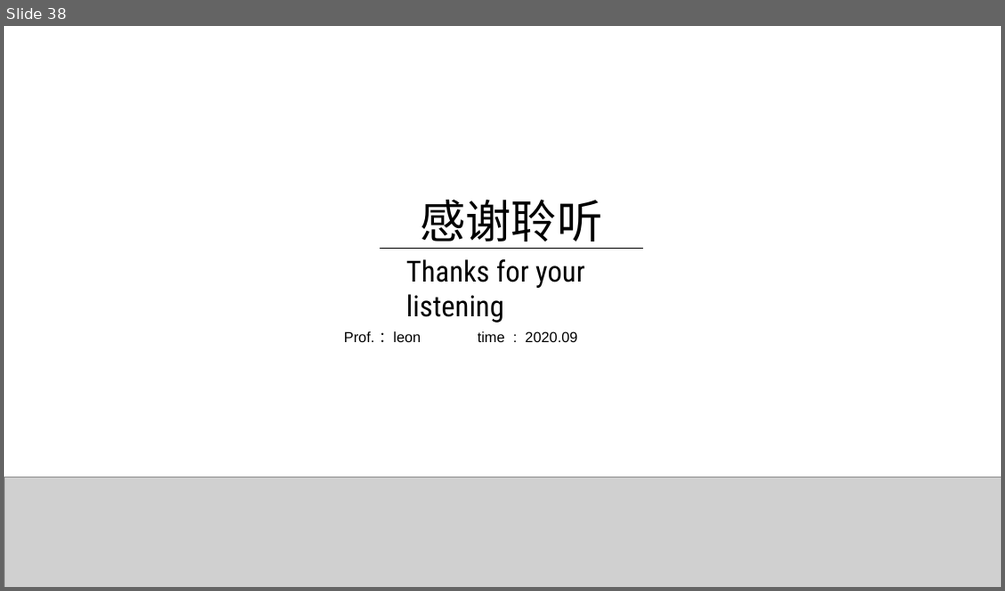
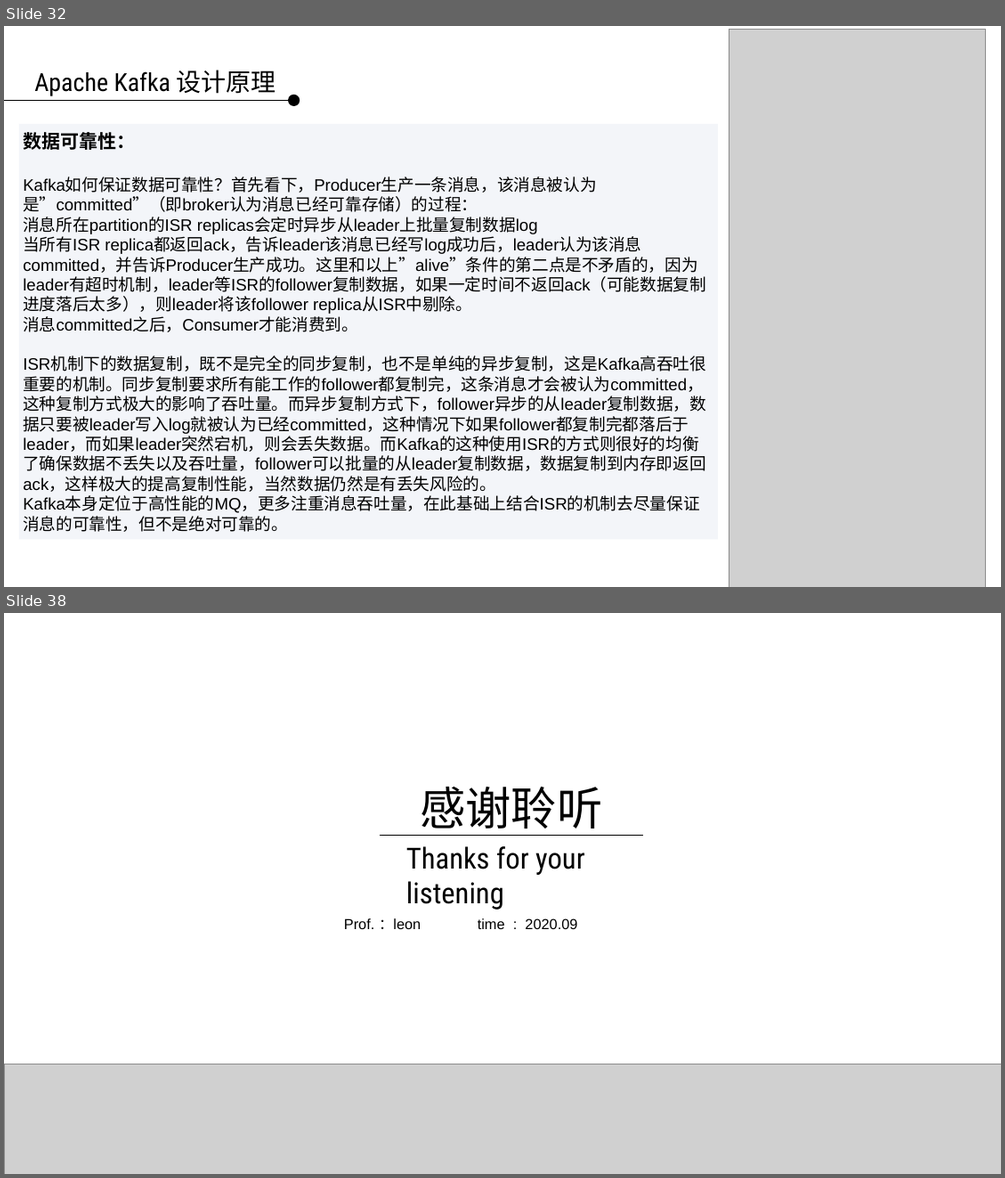
Before and after one commit to applepip/Big_Data, a slide deck: 数据采集系统/数据采集系统 第三讲.pptx. Shown one above the other, each under a label of ours: slide 38 before the commit, slides 32 and 38 after it; the slides between them are not shown. The pictures are 1005x591 and 1005x1178 pixels, drawn with LibreOffice and Linux fonts; fonts in the diff are those of the drawing; grey boxes stand for pictures; background and template pictures are left out. Boxes give left, top, right and bottom in pixels: in the first picture for what was removed or moved away, otherwise in the second. Text is boxed around its words. In the diff, an @@ line names an element or a change of style, - is before the commit and + after.

```diff
--- a/数据采集系统/数据采集系统 第三讲.pptx
+++ b/数据采集系统/数据采集系统 第三讲.pptx
@@ slide 32 added at [4, 26, 1001, 587], background picture (left out) @@
@@ picture added at [728, 29, 986, 587] @@
@@ text added at [34, 70, 276, 96], 24 pt, text #000000 @@
+Apache Kafka 设计原理
@@ line added from (4, 100) to (288, 100), #000000 0.75 pt @@
@@ ellipse added at [288, 95, 300, 107], fill #000000 @@
@@ rectangle added at [19, 124, 718, 539], fill #F3F5F9, 16 pt, text #000000 @@
+数据可靠性：
+Kafka如何保证数据可靠性？首先看下，Producer生产一条消息，该消息被认为是”committed”（即broker认为消息已经可靠存储）的过程：
+消息所在partition的ISR replicas会定时异步从leader上批量复制数据log
+当所有ISR replica都返回ack，告诉leader该消息已经写log成功后，leader认为该消息committed，并告诉Producer生产成功。这里和以上”alive”条件的第二点是不矛盾的，因为leader有超时机制，leader等ISR的follower复制数据，如果一定时间不返回ack（可能数据复制进度落后太多），则leader将该follower replica从ISR中剔除。
+消息committed之后，Consumer才能消费到。
+ISR机制下的数据复制，既不是完全的同步复制，也不是单纯的异步复制，这是Kafka高吞吐很重要的机制。同步复制要求所有能工作的follower都复制完，这条消息才会被认为committed，这种复制方式极大的影响了吞吐量。而异步复制方式下，follower异步的从leader复制数据，数据只要被leader写入log就被认为已经committed，这种情况下如果follower都复制完都落后于leader，而如果leader突然宕机，则会丢失数据。而Kafka的这种使用ISR的方式则很好的均衡了确保数据不丢失以及吞吐量，follower可以批量的从leader复制数据，数据复制到内存即返回ack，这样极大的提高复制性能，当然数据仍然是有丢失风险的。
+Kafka本身定位于高性能的MQ，更多注重消息吞吐量，在此基础上结合ISR的机制去尽量保证消息的可靠性，但不是绝对可靠的。
```
Also in this commit, not shown: 5 slides changed, 28 other slides added, 29 slides removed.
